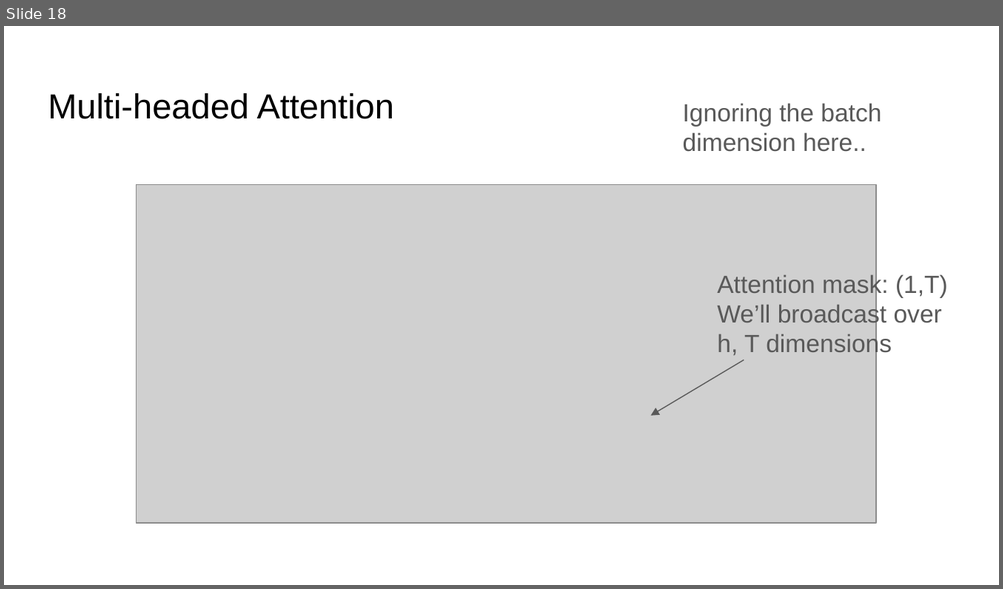
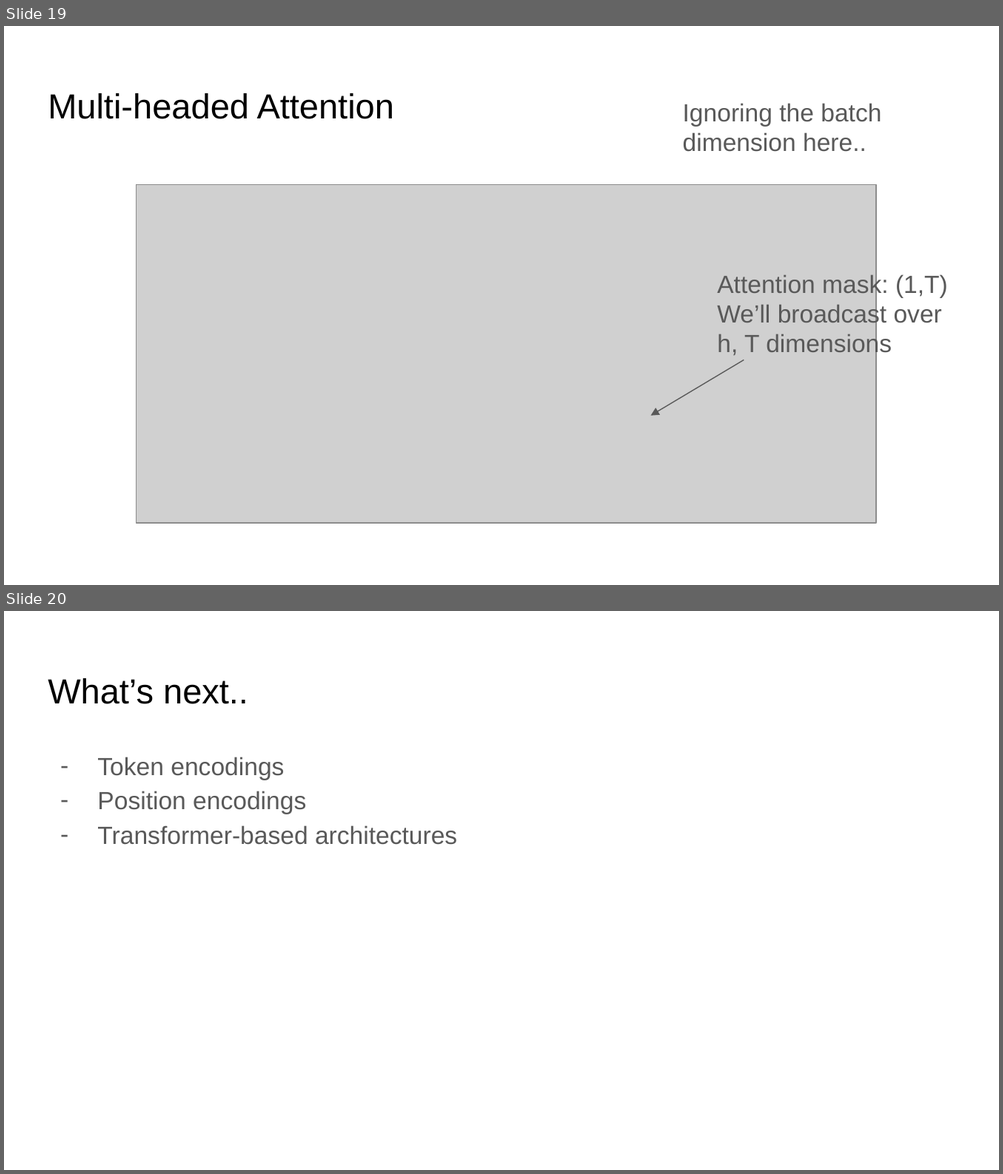
Before and after one commit to ankur6ue/deep-learning-course, a slide deck: Module 5/class_5.4/deep_learning_course_class_5.4.pptx. Shown one above the other, each under a label of ours: slide 18 before the commit, slides 19 and 20 after it. The pictures are 1003x589 and 1003x1174 pixels, drawn with LibreOffice and Linux fonts; fonts in the diff are those of the drawing; grey boxes stand for pictures. Boxes give left, top, right and bottom in pixels: in the first picture for what was removed or moved away, otherwise in the second. Text is boxed around its words. In the diff, an @@ line names an element or a change of style, - is before the commit and + after.

```diff
--- a/Module 5/class_5.4/deep_learning_course_class_5.4.pptx
+++ b/Module 5/class_5.4/deep_learning_course_class_5.4.pptx
@@ slide 20 added at (4,611,999,1170), background #FFFFFF @@
@@ title added at (48,678,248,704), 25.2 pt, text #000000 @@
+What’s next..
@@ text added at (97,757,457,845), 18 pt, text #595959 @@
+– Token encodings
+– Position encodings
+– Transformer-based architectures
@@ what was slide 18 is now slide 19 @@
```
Also in this commit, not shown: 4 slides changed, 3 other slides added, 2 slides removed, 1 other file.
